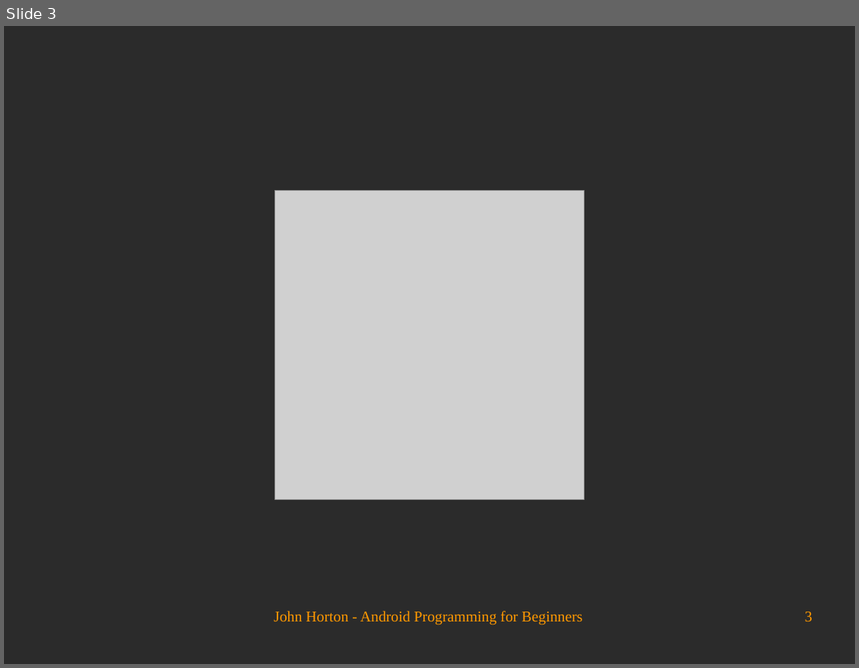
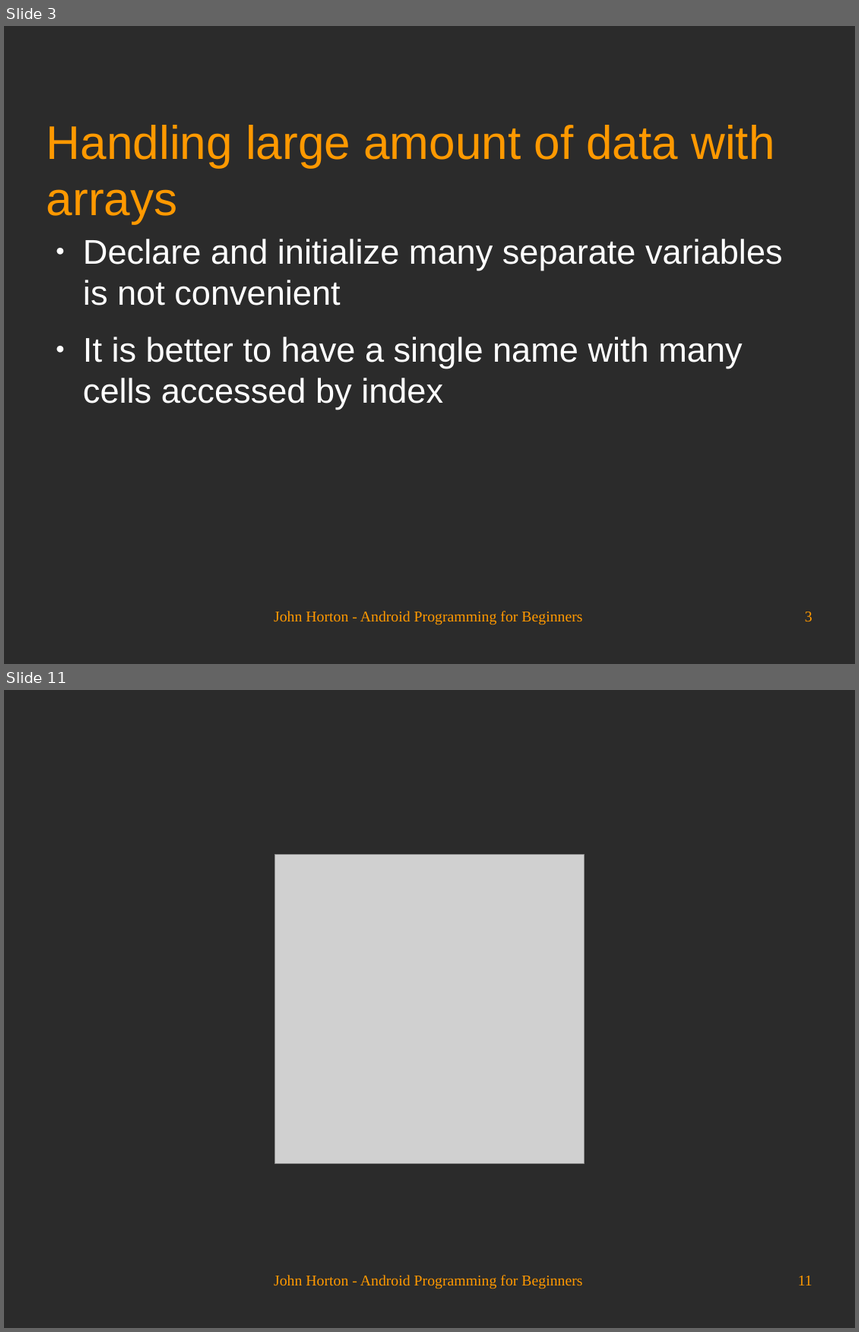
Before and after one commit to Academy-Soft-Intellect/Android-Programming-for-Beginners, a slide deck: 13_Handling_and_Displaying_Arrays_of_Data.odp. Shown one above the other, each under a label of ours: slide 3 before the commit, slides 3 and 11 after it; the slides between them are not shown. The pictures are 859x668 and 859x1332 pixels, drawn with LibreOffice and Linux fonts; fonts in the diff are those of the drawing; grey boxes stand for pictures; background and template pictures are left out; a plain dark background stands for a picture behind light text. Boxes give left, top, right and bottom in pixels: in the first picture for what was removed or moved away, otherwise in the second. Text is boxed around its words. In the diff, an @@ line names an element or a change of style, - is before the commit and + after.

```diff
--- a/13_Handling_and_Displaying_Arrays_of_Data.odp
+++ b/13_Handling_and_Displaying_Arrays_of_Data.odp
@@ slide 3 added at [4,26,855,664], background picture (left out) @@
@@ title added at [47,125,775,224], 44 pt, text #FF9900 @@
+Handling large amount of data with arrays
@@ text added at [83,239,783,409], 32 pt, text #FFFFFF @@
+● Declare and initialize many separate variables is not convenient
+● It is better to have a single name with many cells accessed by index
@@ text added at [274,611,582,626], 14 pt, text #FF9900 @@
+John Horton - Android Programming for Beginners
@@ page number added at [805,612,813,622], 14 pt, text #FF9900 @@
+3
@@ what was slide 3 is now slide 11 @@
@@ page number at [798,1276,813,1286]: text changed @@
-3
+11
```
Also in this commit, not shown: 2 slides changed, 7 other slides added.
